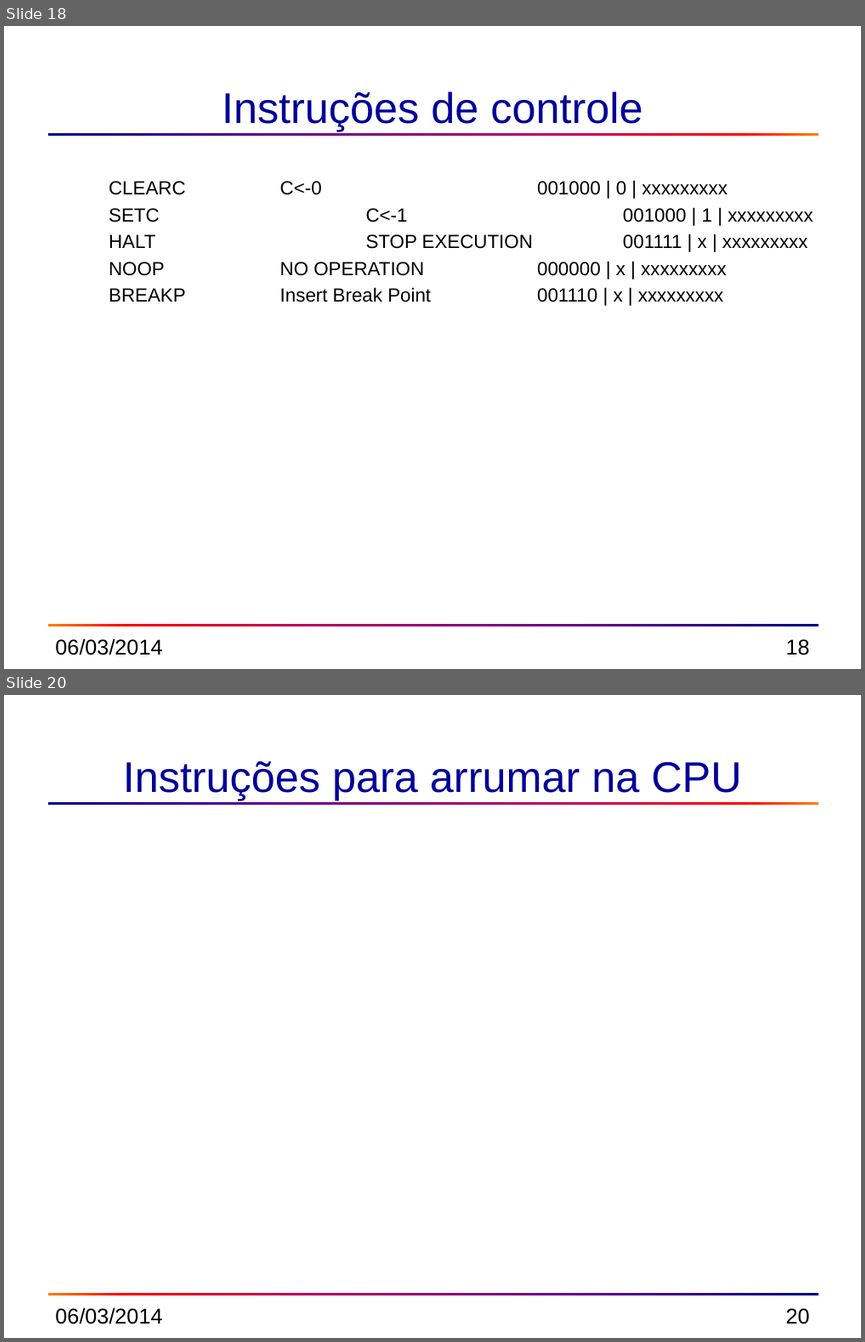
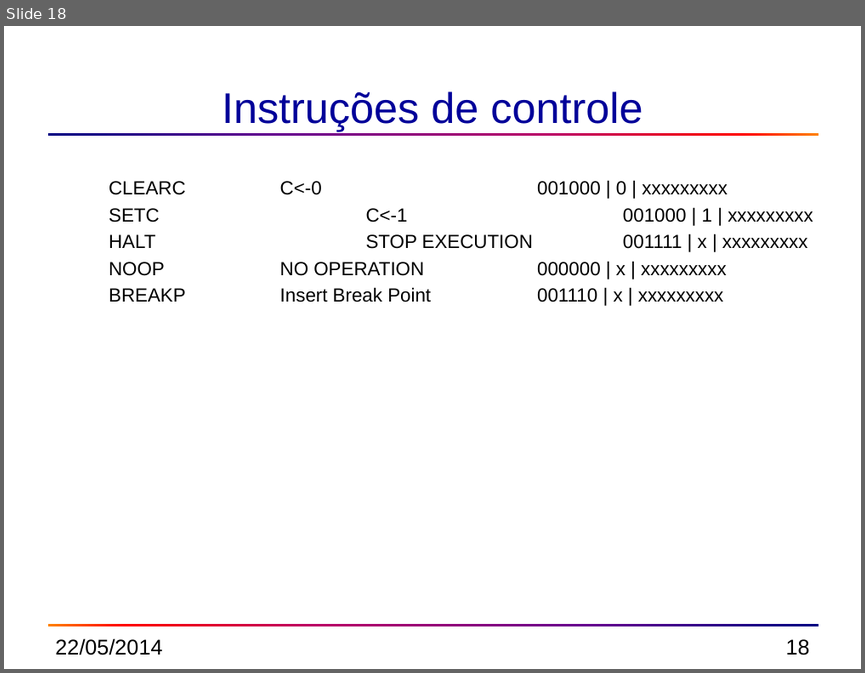
Before and after one commit to simoesusp/Processador-ICMC, a slide deck: Manual/instrucoes_03_2014.pptx. Shown one above the other, each under a label of ours: slides 18 and 20 before the commit, slide 18 after it; the slides between them are not shown. The pictures are 865x1342 and 865x673 pixels, drawn with LibreOffice and Linux fonts; fonts in the diff are those of the drawing. Boxes give left, top, right and bottom in pixels: in the first picture for what was removed or moved away, otherwise in the second. Text is boxed around its words. In the diff, an @@ line names an element or a change of style, - is before the commit and + after.

```diff
--- a/Manual/instrucoes_03_2014.pptx
+++ b/Manual/instrucoes_03_2014.pptx
@@ slide 20 removed at (4,695,861,1338), background #FFFFFF; not listed: 2 template elements that a slide beside it also shows @@
@@ title removed at (123,761,741,800) @@
-Instruções para arrumar na CPU
@@ text removed at (55,1307,162,1324) @@
-06/03/2014
@@ page number removed at (786,1308,810,1324) @@
-20
@@ slide 18 changed as well @@
@@ text at (55,638,162,655): text changed @@
-06/03/2014
+22/05/2014
```
Also in this commit, not shown: 16 other slides changed, 2 other slides removed, 2 other files.
